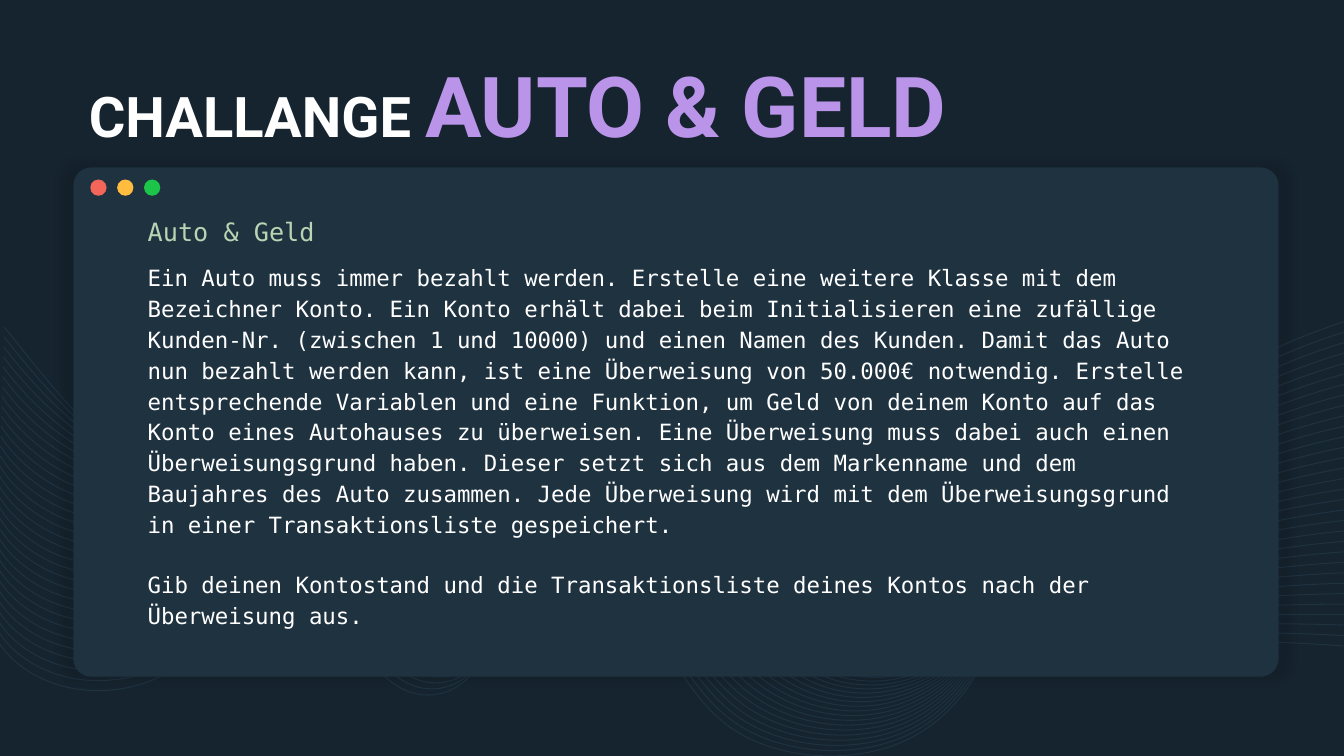
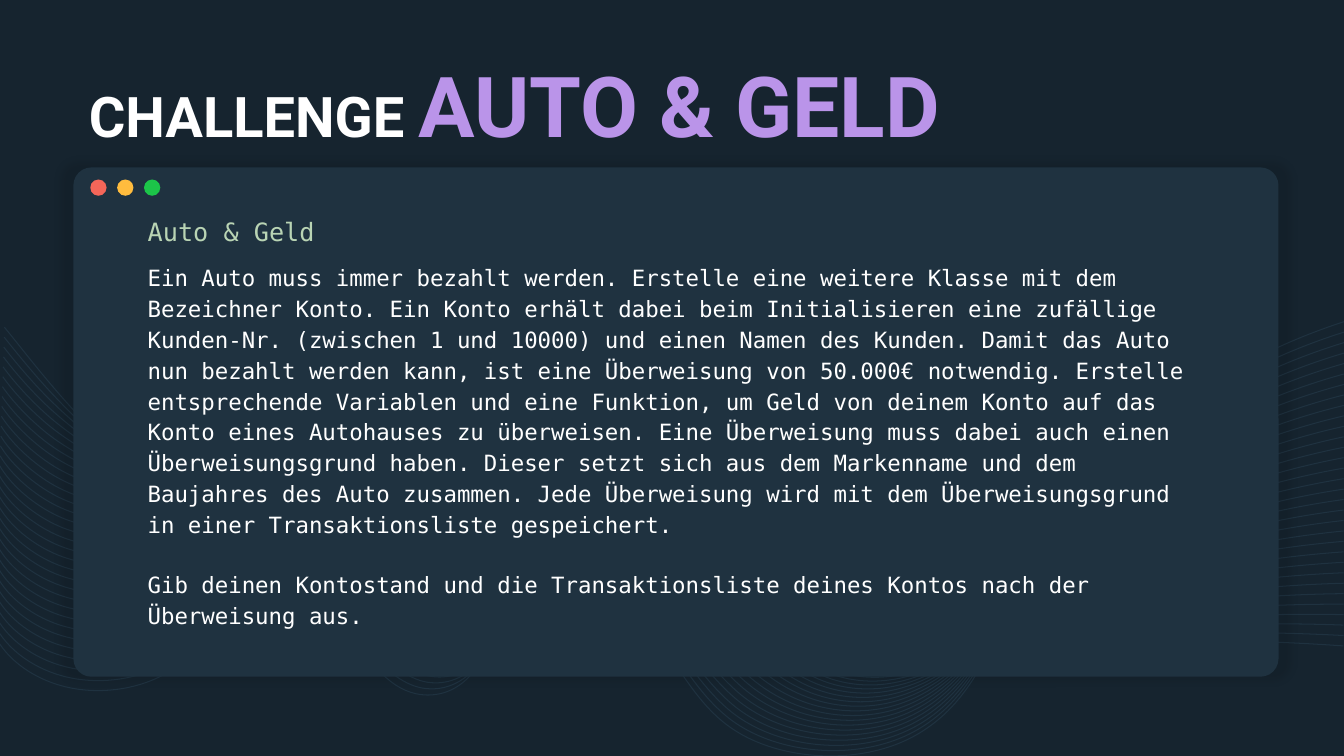
Before and after one commit to derech1e/python-beginner-course, a slide deck: slide 13 of 004/lesson_4.pptx. Drawn at 1344x756 pixels with LibreOffice and Linux fonts; fonts in the diff are those of the drawing. Boxes give left, top, right and bottom in pixels: in the first picture for what was removed or moved away, otherwise in the second. Text is boxed around its words. In the diff, an @@ line names an element or a change of style, - is before the commit and + after.

```diff
--- a/004/lesson_4.pptx
+++ b/004/lesson_4.pptx
@@ title at [89,76,939,138]: text changed @@
-CHALLANGE AUTO & GELD
+CHALLENGE AUTO & GELD
```
Also in this commit, not shown: 1 other slide changed, 2 other files.
